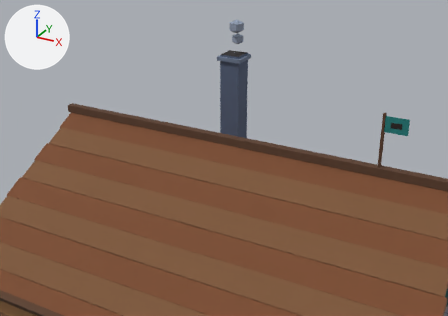
The glTF model raccoon/export/bld_guild_hall_3x3.glb as it was, and as the next commit left it.
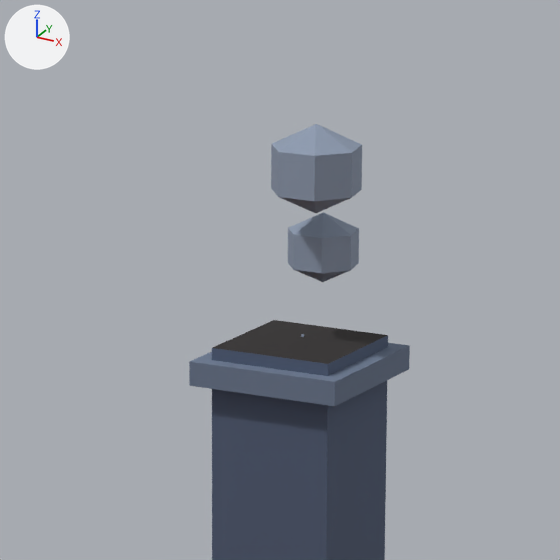
Each version is shown whole from a camera (50 mm lens) standing at (1.613, -3.035, 2.743) and looking at (-0.497, 0.8, 0.825), then close up on the part from 42% to 61% of the width and 0% to 28% of the height. The lights are fixed; the arrows at upper left show +X, +Y and +Z. The older version's two pictures come first. Where no turn or scale is listed for an object, it has been applied to the vertices. Vertices at exactly the same position are counted once.

Objects in the first close-up: 'bld_guild_hall_3x3_roof', 'pr_smoke_1', 'pr_smoke_2'.
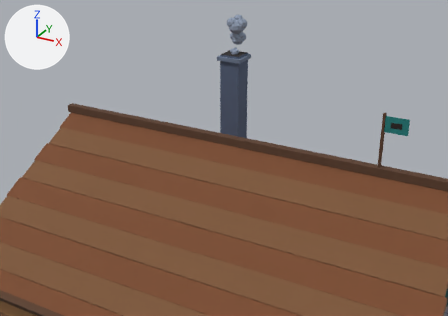
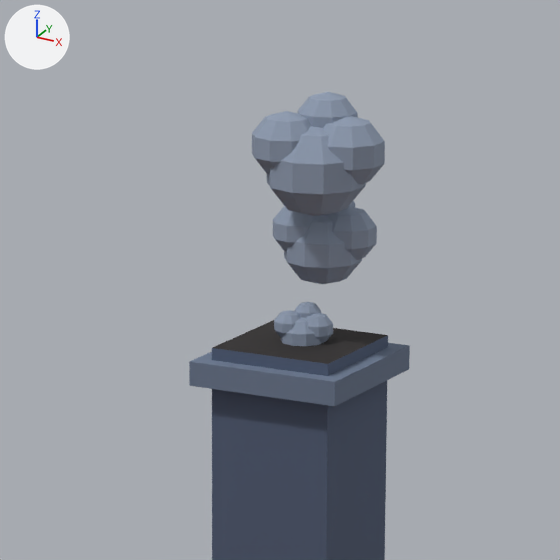
The change, as JSON lines over the scene's bpy script:
```json
{"block": "me_pr_smoke_1", "where": "# used by ob_pr_smoke_1; parent = ob_bld_guild_hall_3x3_roof; location = (-0.602, 1.214, 1.653); scale = (0.856, 0.856, 0.856)"}
{"op": "remove", "block": "me_pr_smoke_1", "code": "me_pr_smoke_1.from_pydata(...)  # 16 vertices, 28 faces; spans x -0.0507..0.0507, y -0.0468..0.052, z -0.05..0.05"}
{"op": "add", "block": "me_pr_smoke_1", "code": "me_pr_smoke_1.from_pydata(...)  # 168 vertices, 320 faces; spans x -0.0567..0.0614, y -0.0476..0.0476, z -0.045..0.0695"}
{"block": "me_pr_smoke_1", "change": "me_pr_smoke_1 part 1: 16 vertices removed from x -0.0507..0.0507, y -0.0468..0.052, z -0.05..0.05; 168 vertices added at x -0.0567..0.0614, y -0.0476..0.0476, z -0.045..0.0695"}
{"block": "me_pr_smoke_2", "where": "# used by ob_pr_smoke_2; parent = ob_bld_guild_hall_3x3_roof; location = (-0.586, 1.162, 1.76); scale = (1.07, 1.07, 1.07)"}
{"op": "remove", "block": "me_pr_smoke_2", "code": "me_pr_smoke_2.from_pydata(...)  # 16 vertices, 28 faces; spans x -0.0507..0.0507, y -0.0468..0.052, z -0.05..0.05"}
{"op": "add", "block": "me_pr_smoke_2", "code": "me_pr_smoke_2.from_pydata(...)  # 168 vertices, 320 faces; spans x -0.0567..0.0614, y -0.0476..0.0476, z -0.045..0.0695"}
{"block": "me_pr_smoke_2", "change": "me_pr_smoke_2 part 2: 16 vertices removed from x -0.0507..0.0507, y -0.0468..0.052, z -0.05..0.05; 168 vertices added at x -0.0567..0.0614, y -0.0476..0.0476, z -0.045..0.0695"}
{"op": "set", "path": "ob_pr_smoke_1.scale", "old": "(0.856, 0.856, 0.856)", "new": "(1.01, 1.01, 1.01)"}
{"op": "set", "path": "ob_pr_smoke_2.scale", "old": "(1.07, 1.07, 1.07)", "new": "(1.27, 1.27, 1.27)"}
{"op": "set", "path": "ob_pr_smoke_3.scale", "old": "(0.0406, 0.0406, 0.0406)", "new": "(0.577, 0.577, 0.577)"}
```

Changed parts and their boxes [x1, y1, x2, y2] in the close-ups (560 x 560 px):
```json
{"object": "pr_smoke_2", "change": "reshaped, rescaled", "before": [271, 124, 362, 213], "after": [252, 92, 385, 216], "on screen": "46% wider, 39% taller"}
{"object": "pr_smoke_1", "change": "reshaped, rescaled", "before": [288, 212, 359, 282], "after": [273, 201, 377, 284]}
{"object": "pr_smoke_3", "change": "rescaled", "after": [274, 302, 333, 346], "on screen": "not visible before"}
```
